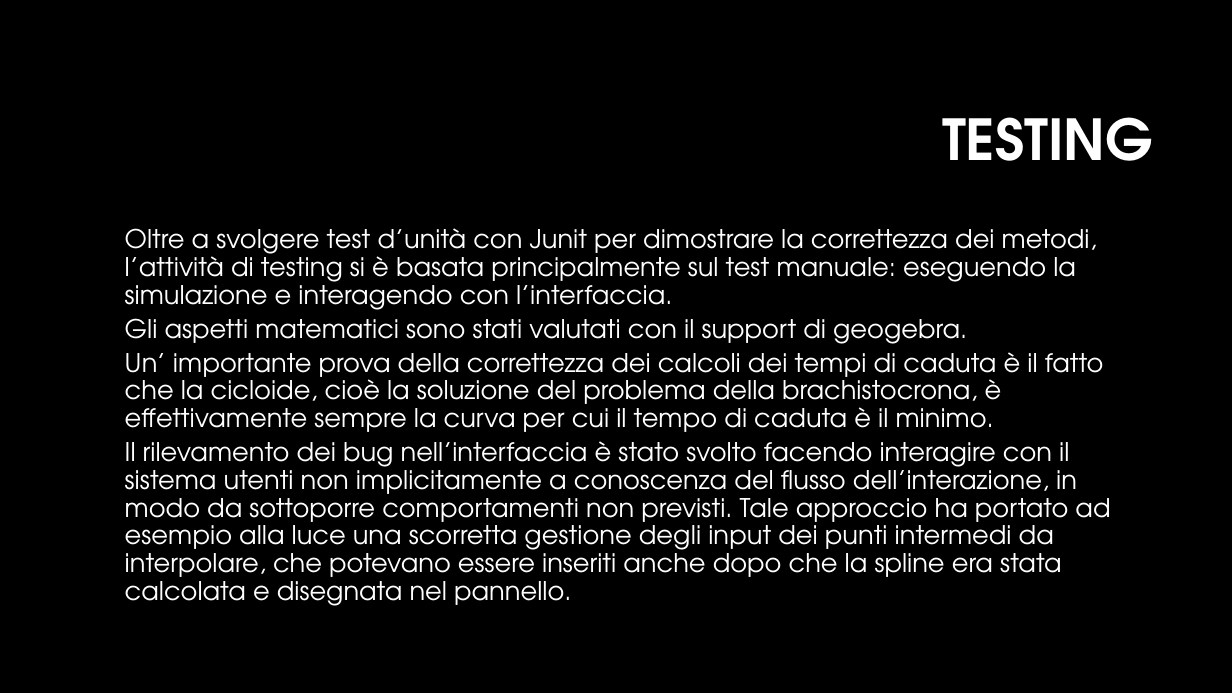
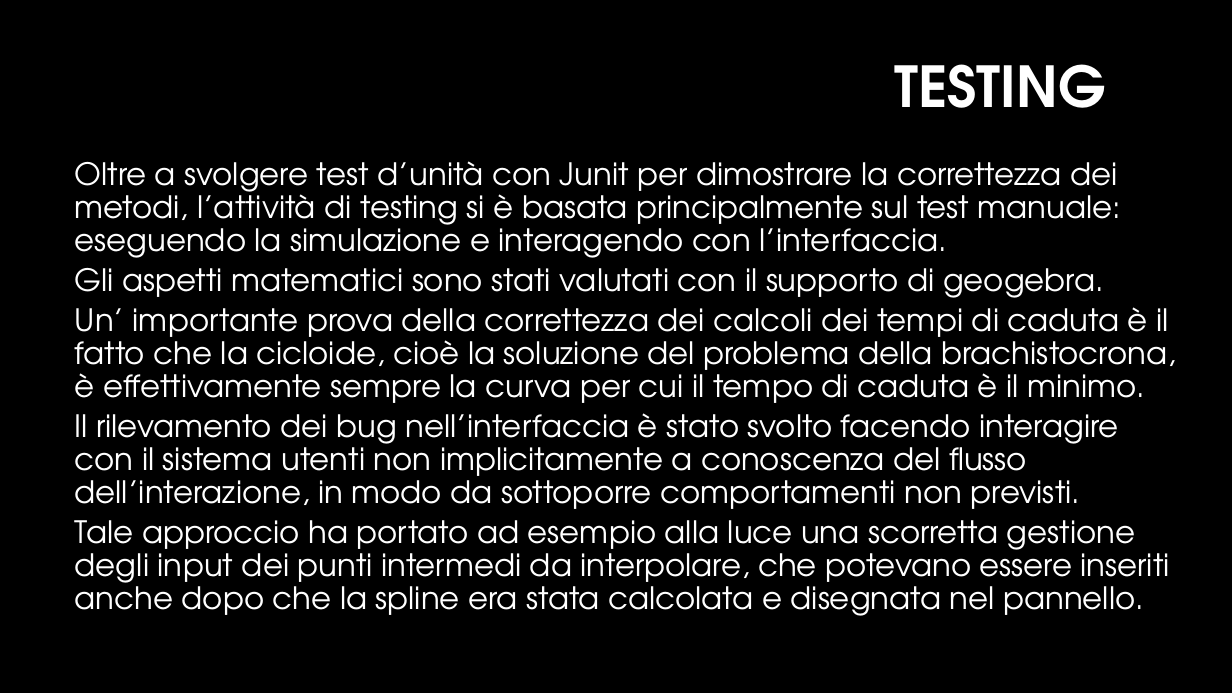
Before and after one commit to MarcoMarcoulli/FallSimulatorRepository, a slide deck: slide 12 of Docs/Documents/Presentazione/presentazioneFallSimulator.pptx. Drawn at 1232x693 pixels with LibreOffice and Linux fonts; fonts in the diff are those of the drawing; background and template pictures are left out. Boxes give left, top, right and bottom in pixels: in the first picture for what was removed or moved away, otherwise in the second. Text is boxed around its words. In the diff, an @@ line names an element or a change of style, - is before the commit and + after.

```diff
--- a/Docs/Documents/Presentazione/presentazioneFallSimulator.pptx
+++ b/Docs/Documents/Presentazione/presentazioneFallSimulator.pptx
@@ title "TESTING": place and size @@
-title "TESTING" at (942,117,1153,161)
+title "TESTING" at (894,64,1105,108)
@@ text "Oltre a svolgere test d’unità ...": place and size @@
-text "Oltre a svolgere test d’unità ..." at (125,228,1110,606)
+text "Oltre a svolgere test d’unità ..." at (75,161,1176,616)
@@ text at (75,161,1176,403): size 20 to 24 pt in "Oltre a svolgere test d’unità con Junit ...", "Un’ importante prova della correttezza dei calcoli ..." @@
@@ text at (75,268,1104,298): text changed; size 20 to 24 pt @@
-  Gli aspetti matematici sono stati valutati con il support di geogebra.
+  Gli aspetti matematici sono stati valutati con il supporto di geogebra.
@@ text at (75,413,1170,616): text changed; size 20 to 24 pt @@
-  Il rilevamento dei bug nell’interfaccia è stato svolto facendo interagire con il sistema utenti non implicitamente a conoscenza del flusso dell’interazione, in modo da sottoporre comportamenti non previsti. Tale approccio ha portato ad esempio alla luce una scorretta gestione degli input dei punti intermedi da interpolare, che potevano essere inseriti anche dopo che la spline era stata calcolata e disegnata nel pannello.
+  Il rilevamento dei bug nell’interfaccia è stato svolto facendo interagire con il sistema utenti non implicitamente a conoscenza del flusso dell’interazione, in modo da sottoporre comportamenti non previsti.
+  Tale approccio ha portato ad esempio alla luce una scorretta gestione degli input dei punti intermedi da interpolare, che potevano essere inseriti anche dopo che la spline era stata calcolata e disegnata nel pannello.
```
Also in this commit, not shown: 12 other slides changed, 1 slide removed.
